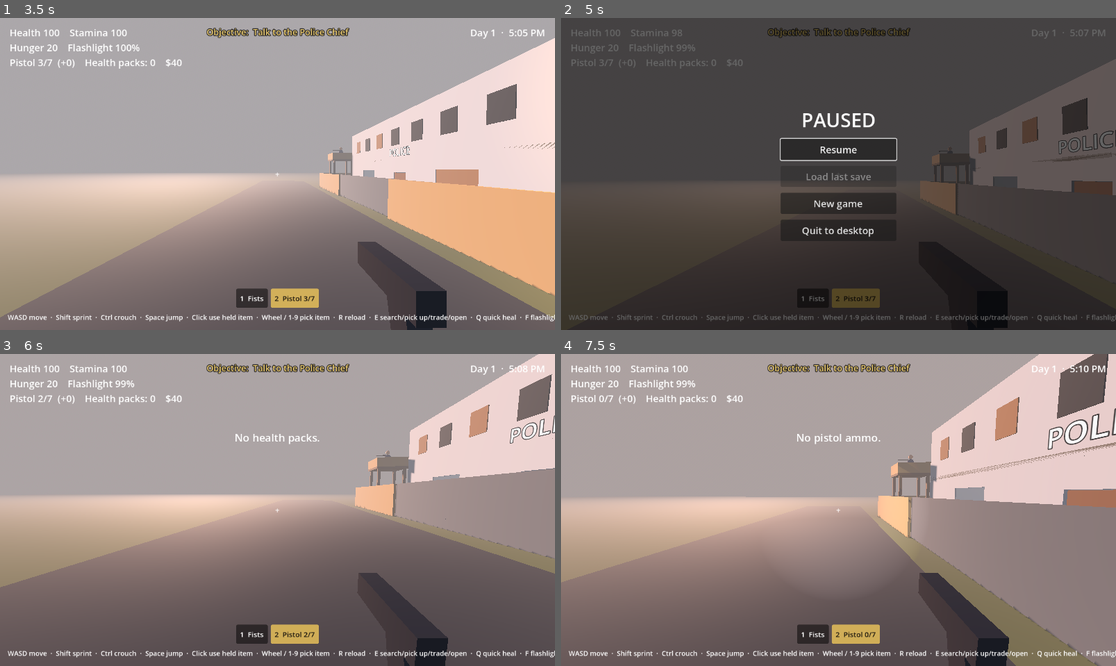
Above: before the commit, frames 1-4 (two rows, left to right).
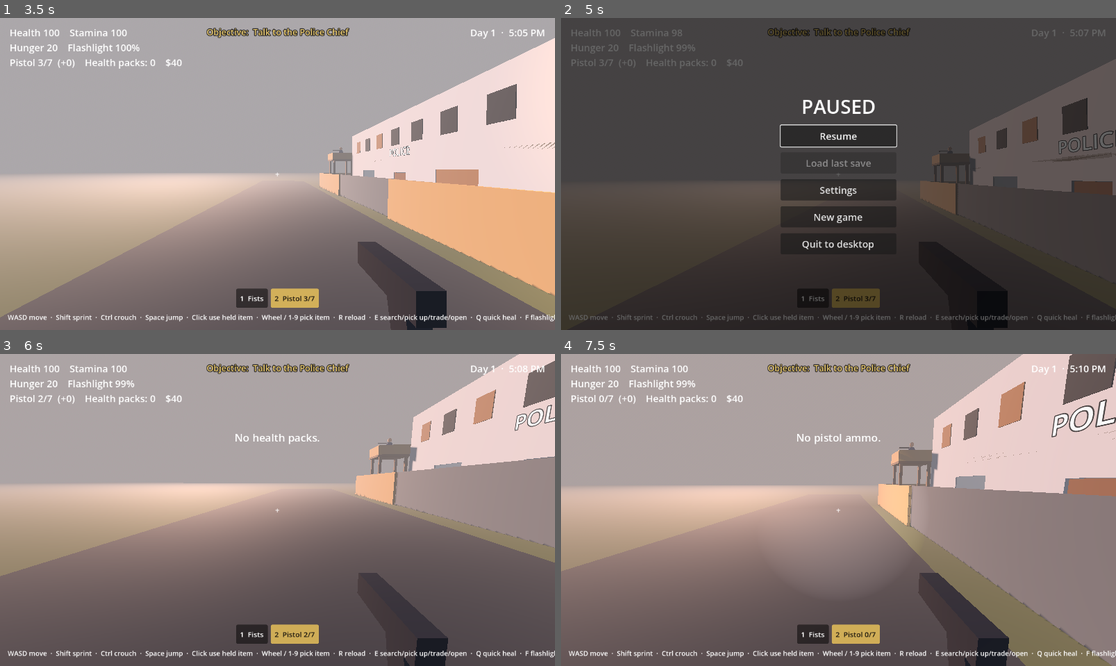
Above: after the commit, the same moments.

Repository: PatriotAri/ZombieGame
Game: Godot game, scene res://world/main.tscn
Two runs of this game, one before a commit and one after it. Both use one fixed random seed, a clock stepped at 60 frames per second and the inputs below.
Inputs (mouse positions are in pixels of both pictures, inside the frame that each line leads up to):
- Up to frame 1 (3.5 s): tap Enter (ui_accept) at 0.5 s; move the mouse to (305, 174) at 0.52 s; hold F (flashlight) 0.53-1.28 s; hold W (move_forward) from 0.53 s (still down); click (305, 174) at 0.67 s; tap Space (jump) at 0.77, 1.52, 3.02 s; move the mouse to (249, 174) at 1.27 s; tap Ctrl (crouch) at 1.35 s; click (249, 174) at 1.42 s; tap F (flashlight) at 1.55, 3.05 s; move the mouse to (288, 167) at 2.02 s; hold F (flashlight) 2.03-2.78 s; click (288, 167) at 2.17 s; move the mouse to (271, 180) at 2.77 s; tap E (interact) at 2.85 s; click (271, 180) at 2.92 s
- Up to frame 2 (5 s): keep holding W (move_forward); move the mouse to (877, 177) at 3.52 s; hold Mouse wheel down (item_next) 3.53-4.28 s; click (877, 177) at 3.67 s; tap Space (jump) at 3.77, 4.52 s; tap F (flashlight) at 3.8, 4.55 s; tap Shift (menu_stack) at 4.15 s; move the mouse to (794, 170) at 4.27 s; tap Mouse wheel up (item_prev) at 4.35 s; click (794, 170) at 4.42 s; tap Escape (pause) at 4.9 s
- Up to frame 3 (6 s): release W (move_forward) at 5 s; click "Resume" at 5 s; move the mouse to (283, 510) at 5.77 s; hold W (move_forward) from 5.78 s (still down); hold Q (use_health_pack) from 5.78 s (still down); click (283, 510) at 5.92 s
- Up to frame 4 (7.5 s): tap F (flashlight) at 6.05, 6.8 s; tap R (reload) at 6.4 s; move the mouse to (816, 503) at 6.52 s; release W (move_forward) at 6.53 s; release Q (use_health_pack) at 6.53 s; hold D (move_right) 6.53-7.28 s; click (816, 503) at 6.6 s; tap Space (jump) at 6.77 s; move the mouse to (866, 510) at 7.27 s; hold W (move_forward) from 7.28 s (still down); hold F (flashlight) from 7.28 s (still down); tap 0 at 7.35 s; click (866, 510) at 7.42 s

Frame 1 is identical in both runs. In frame 2, 3.5% of the frame differs, in the area x 39-61%, y 26-75%; in frame 3, 11%; in frame 4, 12%, in the area x 0-100%, y 0-100%.

Commit message:
Add settings page to the pause menu
Mouse and controller sensitivity (multipliers on the player.tscn
baselines), invert look, and Master/Effects volume sliders, with
reset to defaults. Settings apply live, are saved to
user://settings.cfg when leaving the page, and load at startup.
All sound effects now play on a new Effects bus created in code.

Co-Authored-By: Claude Opus 5.5 <noreply@anthropic.com>
Claude-Session: https://claude.ai/code/session_01NJxZXcy4CVXHhqiHQ3b6eV

Diff:
--- a/midwest-undead/characters/player/player.gd
+++ b/midwest-undead/characters/player/player.gd
@@ -21,6 +21,7 @@
 const LootSpot := preload("res://items/loot_spot.gd")
 const GroundItem := preload("res://items/ground_item.gd")
 const Sound := preload("res://core/sound.gd")
+const Settings := preload("res://core/settings.gd")
 
 @export_group("Movement")
 @export var walk_speed := 4.0
@@ -29,9 +30,11 @@
 @export var jump_velocity := 4.5
 
 @export_group("Look")
+## Baselines: the pause menu's sensitivity sliders multiply these (1.0x = as set here).
 @export_range(0.0005, 0.01, 0.0001) var mouse_sensitivity := 0.002
 ## Right-stick turn speed at full tilt, in radians per second.
 @export_range(0.5, 10.0, 0.1) var stick_look_speed := 3.0
+## Default up/down direction; the pause menu's "Invert look" flips it.
 @export var invert_look_y := false
 
 @export_group("Health & Stamina")
@@ -177,7 +180,7 @@
 		return
 	var motion := event as InputEventMouseMotion
 	if motion and Input.mouse_mode == Input.MOUSE_MODE_CAPTURED:
-		_look(motion.relative * mouse_sensitivity)
+		_look(motion.relative * mouse_sensitivity * Settings.mouse_sensitivity)
 		return
 	# A real click (not the scroll wheel) re-grabs the mouse after it was freed.
 	if event is InputEventMouseButton and event.is_pressed() \
@@ -223,7 +226,8 @@
 ## Turn the body left/right and tilt only the head up/down.
 func _look(amount: Vector2) -> void:
 	rotate_y(-amount.x)
-	camera.rotate_x(-amount.y * (-1.0 if invert_look_y else 1.0))
+	var inverted := invert_look_y != Settings.invert_y
+	camera.rotate_x(-amount.y * (-1.0 if inverted else 1.0))
 	camera.rotation.x = clampf(camera.rotation.x, deg_to_rad(-85.0), deg_to_rad(85.0))
 
 
@@ -253,7 +257,7 @@
 	# Right stick look. get_vector applies the stick deadzone for us.
 	var stick := Input.get_vector("look_left", "look_right", "look_up", "look_down")
 	if stick != Vector2.ZERO:
-		_look(stick * stick_look_speed * delta)
+		_look(stick * stick_look_speed * Settings.stick_sensitivity * delta)
 
 	# The use button is polled (not event-driven) so the analog trigger fires once per pull.
 	if Input.is_action_just_pressed("use_held") and not just_resumed:
--- /dev/null
+++ b/midwest-undead/core/settings.gd
@@ -0,0 +1,98 @@
+extends RefCounted
+## Player preferences from the pause menu's Settings page: look sensitivity and
+## volume. Kept in their own file (user://settings.cfg), separate from the save
+## game, so they carry over to every playthrough. Never instanced.
+## main.gd calls load_settings() once at startup.
+
+const PATH := "user://settings.cfg"
+## Every sound effect plays on this bus (see core/sound.gd); it feeds Master.
+const SFX_BUS := &"Effects"
+
+const DEFAULTS := {
+	"mouse_sensitivity": 1.0,
+	"stick_sensitivity": 1.0,
+	"invert_y": false,
+	"master_volume": 1.0,
+	"sfx_volume": 1.0,
+}
+
+## Multipliers on the player's tuned look speeds (player.tscn), so 1.0 is the
+## designer's default and the Inspector stays the place to set the baseline.
+static var mouse_sensitivity := 1.0
+static var stick_sensitivity := 1.0
+## Flips up/down look relative to the player's invert_look_y default.
+static var invert_y := false
+## Linear volume, 0 (silent) to 1 (full).
+static var master_volume := 1.0
+static var sfx_volume := 1.0
+
+
+static func load_settings() -> void:
+	_ensure_buses()
+	var file := ConfigFile.new()
+	var loaded := file.load(PATH) == OK # a missing file just means defaults
+	for key: String in DEFAULTS:
+		var value: Variant = file.get_value("settings", key, DEFAULTS[key]) if loaded else DEFAULTS[key]
+		set_value(key, value)
+
+
+static func save_settings() -> void:
+	var file := ConfigFile.new()
+	for key: String in DEFAULTS:
+		file.set_value("settings", key, get_value(key))
+	var err := file.save(PATH)
+	if err != OK:
+		push_error("Couldn't save settings: %s" % error_string(err))
+
+
+static func reset_to_defaults() -> void:
+	for key: String in DEFAULTS:
+		set_value(key, DEFAULTS[key])
+
+
+static func get_value(key: String) -> Variant:
+	match key:
+		"mouse_sensitivity": return mouse_sensitivity
+		"stick_sensitivity": return stick_sensitivity
+		"invert_y": return invert_y
+		"master_volume": return master_volume
+		"sfx_volume": return sfx_volume
+	return null
+
+
+## Sets one setting and applies it right away (volumes take effect immediately).
+static func set_value(key: String, value: Variant) -> void:
+	match key:
+		"mouse_sensitivity": mouse_sensitivity = clampf(float(value), 0.1, 3.0)
+		"stick_sensitivity": stick_sensitivity = clampf(float(value), 0.1, 3.0)
+		"invert_y": invert_y = bool(value)
+		"master_volume": master_volume = clampf(float(value), 0.0, 1.0)
+		"sfx_volume": sfx_volume = clampf(float(value), 0.0, 1.0)
+	_apply_volume()
+
+
+static func _apply_volume() -> void:
+	_set_bus_volume(&"Master", master_volume)
+	_set_bus_volume(SFX_BUS, sfx_volume)
+
+
+## Sliders are linear (what feels even to the ear is closer to that than to
+## decibels); 0 mutes outright, since linear_to_db(0) is -infinity.
+static func _set_bus_volume(bus_name: StringName, linear: float) -> void:
+	var index := AudioServer.get_bus_index(bus_name)
+	if index < 0:
+		return
+	AudioServer.set_bus_mute(index, linear <= 0.0)
+	AudioServer.set_bus_volume_db(index, linear_to_db(maxf(linear, 0.0001)))
+
+
+## The project has no bus layout file; the Effects bus is made here instead,
+## so it can't go missing. (A later Music or Ambience slider would add its bus
+## the same way.)
+static func _ensure_buses() -> void:
+	if AudioServer.get_bus_index(SFX_BUS) >= 0:
+		return
+	AudioServer.add_bus()
+	var index := AudioServer.bus_count - 1
+	AudioServer.set_bus_name(index, SFX_BUS)
+	AudioServer.set_bus_send(index, &"Master")
--- a/midwest-undead/core/sound.gd
+++ b/midwest-undead/core/sound.gd
@@ -7,6 +7,8 @@
 ## are skipped with a single warning, so gameplay never depends on audio files.
 ## To replace a placeholder, drop a new .wav or .ogg with the same name in
 ## assets/audio/ (and delete the old one if the extension changed).
+
+const Settings := preload("res://core/settings.gd")
 
 const DIR := "res://assets/audio/"
 const EXTENSIONS := ["wav", "ogg"]
@@ -32,6 +34,7 @@
 	if stream == null:
 		return
 	var player := AudioStreamPlayer3D.new()
+	player.bus = Settings.SFX_BUS # the Effects volume slider
 	player.stream = stream
 	player.volume_db = volume_db
 	player.max_distance = max_distance
@@ -51,6 +54,7 @@
 	if stream == null:
 		return
 	var player := AudioStreamPlayer.new()
+	player.bus = Settings.SFX_BUS
 	player.stream = stream
 	player.volume_db = volume_db
 	player.pitch_scale = randf_range(1.0 - pitch_jitter, 1.0 + pitch_jitter)
--- a/midwest-undead/ui/pause_menu.gd
+++ b/midwest-undead/ui/pause_menu.gd
@@ -3,11 +3,19 @@
 ## Pausing works by setting get_tree().paused = true, which freezes every node whose
 ## process_mode is the default (Inherit -> Pausable): the player, zombies, physics, tweens.
 ## This menu sets its own process_mode to ALWAYS so it keeps running while paused.
+## "Settings" swaps the button list for a page of sliders (look sensitivity and
+## volume); changes apply as you drag and are saved when you leave the page.
 
 const SaveGame := preload("res://core/save_game.gd")
+const Settings := preload("res://core/settings.gd")
 
 var resume_button: Button
 var _load_button: Button
+var _settings_button: Button
+var _main_page: VBoxContainer
+var _settings_page: VBoxContainer
+var _invert_check: CheckButton
+var _sliders := {} # setting key -> HSlider, to refresh after "Reset to defaults"
 
 
 func _ready() -> void:
@@ -21,6 +29,10 @@
 ## Opening uses its own "pause" action rather than ui_cancel, because B is crouch.
 func _unhandled_input(event: InputEvent) -> void:
 	var paused := get_tree().paused
+	if paused and _settings_page.visible and event.is_action_pressed("ui_cancel"):
+		_close_settings() # B / Esc on the settings page goes back, not all the way out
+		get_viewport().set_input_as_handled()
+		return
 	if event.is_action_pressed("pause") or (paused and event.is_action_pressed("ui_cancel")):
 		if paused:
 			resume()
@@ -38,6 +50,8 @@
 
 
 func resume() -> void:
+	if _settings_page.visible:
+		_close_settings()
 	get_tree().paused = false
 	visible = false
 	# Only grab the mouse again if you're alive and not in the inventory screen;
@@ -72,20 +86,121 @@
 	add_child(center)
 	center.set_anchors_and_offsets_preset(Control.PRESET_FULL_RECT)
 
-	var box := VBoxContainer.new()
-	box.add_theme_constant_override("separation", 12)
-	center.add_child(box)
-
+	_main_page = VBoxContainer.new()
+	_main_page.add_theme_constant_override("separation", 12)
+	center.add_child(_main_page)
+	_add_title(_main_page, "PAUSED")
+	resume_button = _add_button(_main_page, "Resume", resume)
+	_load_button = _add_button(_main_page, "Load last save", _load)
+	_settings_button = _add_button(_main_page, "Settings", _open_settings)
+	_add_button(_main_page, "New game", _restart)
+	_add_button(_main_page, "Quit to desktop", _quit)
+
+	_settings_page = VBoxContainer.new()
+	_settings_page.add_theme_constant_override("separation", 10)
+	_settings_page.visible = false
+	center.add_child(_settings_page)
+	_add_title(_settings_page, "SETTINGS")
+	_add_heading(_settings_page, "Controls")
+	_add_slider(_settings_page, "Mouse sensitivity", "mouse_sensitivity", 0.1, 3.0, 0.05, _times)
+	_add_slider(_settings_page, "Controller sensitivity", "stick_sensitivity", 0.1, 3.0, 0.05, _times)
+	_invert_check = CheckButton.new()
+	_invert_check.text = "Invert look up/down"
+	_invert_check.add_theme_font_size_override("font_size", 18)
+	_invert_check.button_pressed = Settings.invert_y
+	_invert_check.toggled.connect(func(on: bool) -> void: Settings.set_value("invert_y", on))
+	_settings_page.add_child(_invert_check)
+	_add_heading(_settings_page, "Audio")
+	_add_slider(_settings_page, "Master volume", "master_volume", 0.0, 1.0, 0.01, _percent)
+	_add_slider(_settings_page, "Effects volume", "sfx_volume", 0.0, 1.0, 0.01, _percent)
+	var buttons := HBoxContainer.new()
+	buttons.add_theme_constant_override("separation", 12)
+	buttons.alignment = BoxContainer.ALIGNMENT_CENTER
+	_settings_page.add_child(buttons)
+	_add_button(buttons, "Reset to defaults", _reset_settings)
+	_add_button(buttons, "Back", _close_settings)
+
+
+# --- Settings page -------------------------------------------------------------
+
+func _open_settings() -> void:
+	_main_page.visible = false
+	_settings_page.visible = true
+	_sliders["mouse_sensitivity"].grab_focus()
+
+
+## Leaving the page is when settings get written to disk (not on every slider tick).
+func _close_settings() -> void:
+	Settings.save_settings()
+	_settings_page.visible = false
+	_main_page.visible = true
+	_settings_button.grab_focus()
+
+
+func _reset_settings() -> void:
+	Settings.reset_to_defaults()
+	for key: String in _sliders:
+		_sliders[key].value = Settings.get_value(key)
+	_invert_check.button_pressed = Settings.invert_y
+
+
+## One row: name on the left, slider in the middle, current value on the right.
+## Arrow keys / D-pad / left stick move a focused slider.
+func _add_slider(parent: Control, text: String, key: String, min_value: float, max_value: float,
+		step: float, format: Callable) -> void:
+	var row := HBoxContainer.new()
+	row.add_theme_constant_override("separation", 12)
+	parent.add_child(row)
+
+	var label := Label.new()
+	label.text = text
+	label.custom_minimum_size.x = 220
+	label.add_theme_font_size_override("font_size", 18)
+	row.add_child(label)
+
+	var slider := HSlider.new()
+	slider.min_value = min_value
+	slider.max_value = max_value
+	slider.step = step
+	slider.custom_minimum_size = Vector2(260, 32)
+	slider.size_flags_vertical = Control.SIZE_SHRINK_CENTER
+	row.add_child(slider)
+
+	var value_label := Label.new()
+	value_label.custom_minimum_size.x = 64
+	value_label.add_theme_font_size_override("font_size", 18)
+	row.add_child(value_label)
+
+	slider.value_changed.connect(func(value: float) -> void:
+		Settings.set_value(key, value)
+		value_label.text = format.call(value))
+	slider.value = Settings.get_value(key)
+	value_label.text = format.call(slider.value) # value_changed doesn't fire if it was already equal
+	_sliders[key] = slider
+
+
+func _times(value: float) -> String:
+	return "%.2fx" % value
+
+
+func _percent(value: float) -> String:
+	return "%d%%" % roundi(value * 100.0)
+
+
+func _add_title(parent: Control, text: String) -> void:
 	var title := Label.new()
-	title.text = "PAUSED"
+	title.text = text
 	title.horizontal_alignment = HORIZONTAL_ALIGNMENT_CENTER
 	title.add_theme_font_size_override("font_size", 40)
-	box.add_child(title)
-
-	resume_button = _add_button(box, "Resume", resume)
-	_load_button = _add_button(box, "Load last save", _load)
-	_add_button(box, "New game", _restart)
-	_add_button(box, "Quit to desktop", _quit)
+	parent.add_child(title)
+
+
+func _add_heading(parent: Control, text: String) -> void:
+	var heading := Label.new()
+	heading.text = text
+	heading.add_theme_font_size_override("font_size", 22)
+	heading.add_theme_color_override("font_color", Color(0.95, 0.82, 0.45)) # matches the objective text
+	parent.add_child(heading)
 
 
 func _add_button(parent: Control, text: String, action: Callable) -> Button:
--- a/midwest-undead/world/main.gd
+++ b/midwest-undead/world/main.gd
@@ -39,6 +39,7 @@
 const BanditScene := preload("res://characters/npcs/bandit.tscn")
 const ShopkeeperScene := preload("res://characters/npcs/shopkeeper.tscn")
 const Door := preload("res://world/door.gd")
+const Settings := preload("res://core/settings.gd")
 
 @export_group("World")
 ## Same seed = same town layout and loot every run. Change it for a different town.
@@ -162,6 +163,7 @@
 
 func _ready() -> void:
 	Controls.setup()
+	Settings.load_settings() # before anything can play a sound: it creates the Effects bus
 	rng.seed = town_seed
 	door_rng.seed = town_seed + 1
 	_build_environment()
Not shown, added: midwest-undead/core/settings.gd.uid
